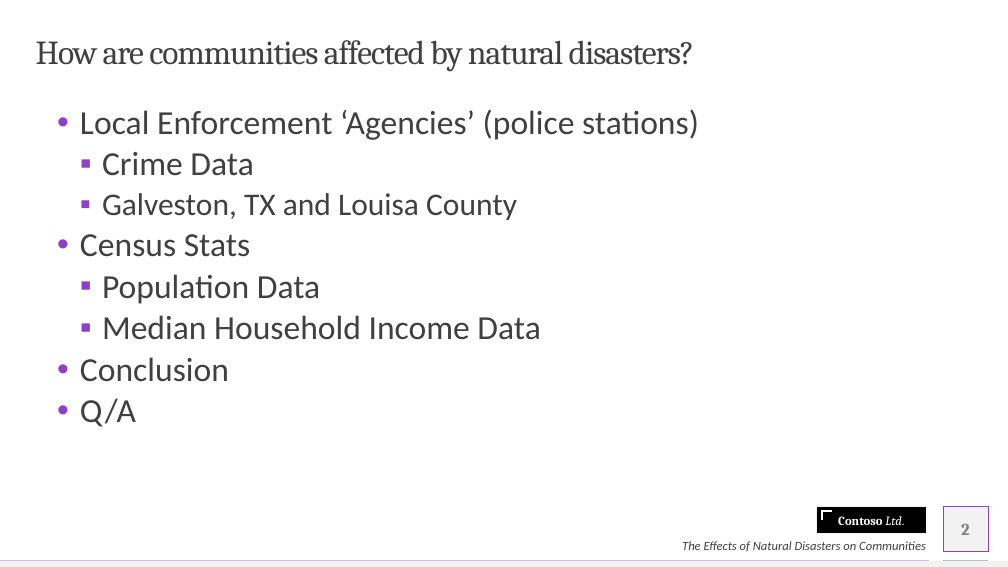
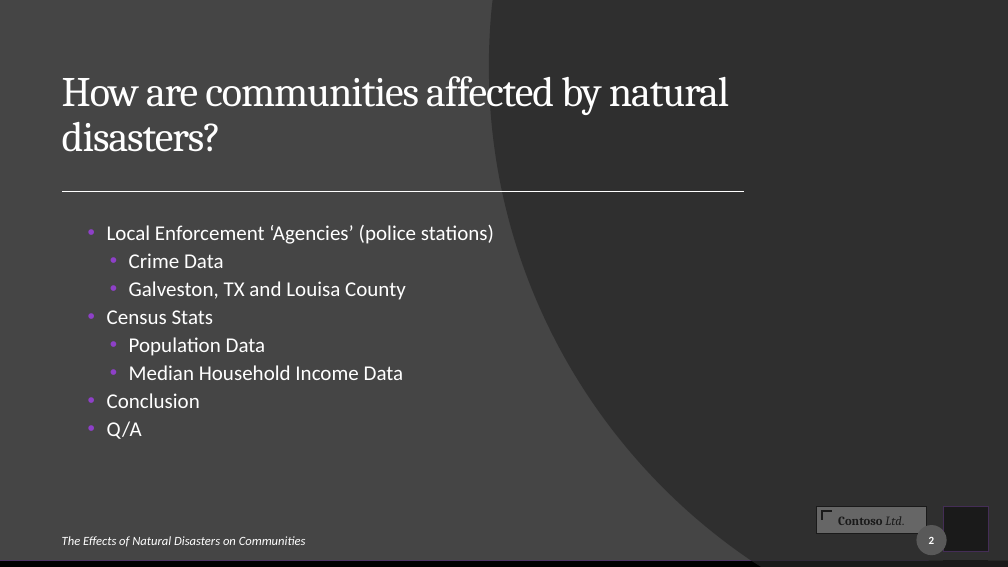
Before and after one commit to olegmrnv/crime_correlations, a slide deck: slide 2 of reports/Natural Disasters.pptx. Drawn at 1008x567 pixels with LibreOffice and Linux fonts; fonts in the diff are those of the drawing. Boxes give left, top, right and bottom in pixels: in the first picture for what was removed or moved away, otherwise in the second. Text is boxed around its words. In the diff, an @@ line names an element or a change of style, - is before the commit and + after.

```diff
--- a/reports/Natural Disasters.pptx
+++ b/reports/Natural Disasters.pptx
@@ background #FFFFFF to #454545 @@
@@ freeform shape added at bbox=[489, 0, 1008, 567], fill #262626 at 70% opacity @@
@@ title "How are communities affected by ...": place and size @@
-title "How are communities affected by ..." at bbox=[36, 40, 695, 72]
+title "How are communities affected by ..." at bbox=[62, 76, 729, 152]
@@ title "How are communities affected by ..." at bbox=[62, 76, 729, 152]: size 32 to 40 pt, text colour #404040 to #FFFFFF; vertical alignment middle to bottom @@
@@ line added from (64, 191) to (744, 191), #FFFFFF 1.5 pt @@
@@ text "Local Enforcement ‘Agencies’ (police stations)": place and size @@
-text "Local Enforcement ‘Agencies’ (police stations)" at bbox=[80, 109, 699, 427]
+text "Local Enforcement ‘Agencies’ (police stations)" at bbox=[107, 225, 494, 439]
@@ text "Local Enforcement ‘Agencies’ (police stations)" at bbox=[107, 225, 494, 439]: size 32 to 20 pt in "Local Enforcement ‘Agencies’ (police stations)", "Crime Data", "Census Stats", "Population Data" and 3 more places; text colour #404040 to #FFFFFF; size 30 to 20 pt in "Galveston, TX and Louisa County"; indent changed; bullet ▪ to • @@
@@ rectangle "Contoso Ltd." at bbox=[817, 507, 926, 533]: text colour #FFFFFF to #000000; fill #000000 to #FFFFFF; outline #F2F2F2 0.75 pt to #000000 0.75 pt @@
@@ rectangle at bbox=[944, 507, 988, 551]: fill #F2F2F2 to #000000 @@
@@ text "The Effects of Natural Disasters ...": place and size @@
-text "The Effects of Natural Disasters ..." at bbox=[682, 541, 926, 552]
+text "The Effects of Natural Disasters ..." at bbox=[62, 536, 306, 547]
@@ text "The Effects of Natural Disasters ..." at bbox=[62, 536, 306, 547]: text colour #404040 to #FFFFFF; alignment right to left; more space between paragraphs; vertical alignment bottom to middle @@
@@ freeform shape at bbox=[822, 511, 833, 520]: outline #FFFFFF 2 pt to #000000 2 pt @@
@@ page number: place and size @@
-page number at bbox=[961, 524, 970, 535]
+page number at bbox=[917, 525, 947, 555]
@@ page number at bbox=[917, 525, 947, 555]: size 16 to 10.5 pt, font Cambria to Calibri, text colour #808080 to #FFFFFF; more space between paragraphs; fill none to #595959 @@
@@ rectangle at bbox=[0, 561, 1008, 567]: fill #F2F2F2 to #000000 @@
@@ line (944, 560) - (988, 560): stroke #BFBFBF 0.5 pt to #000000 0.5 pt @@
```
Also in this commit, not shown: 5 other slides changed, 2 slides removed, 9 other files.
